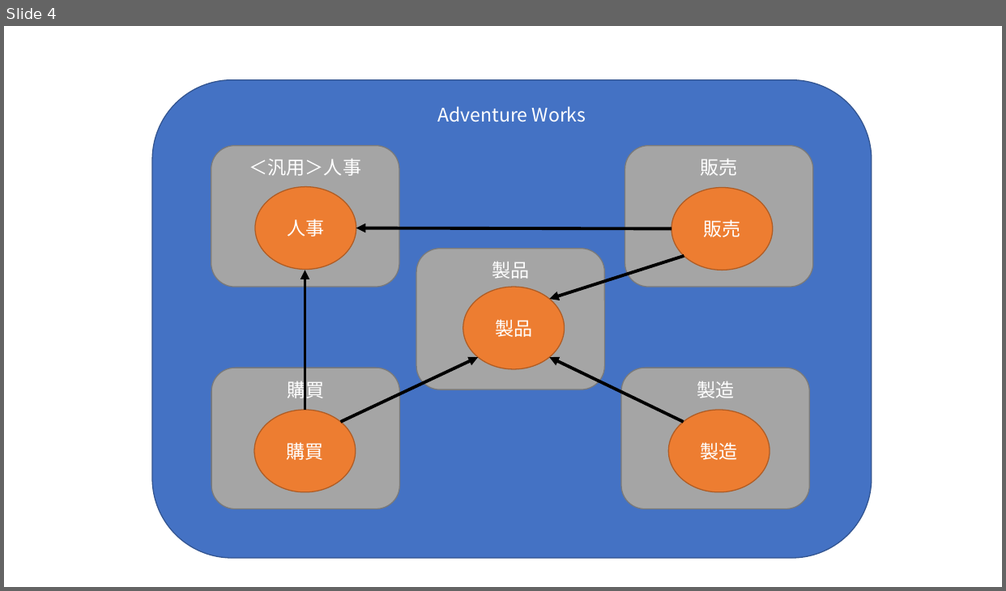
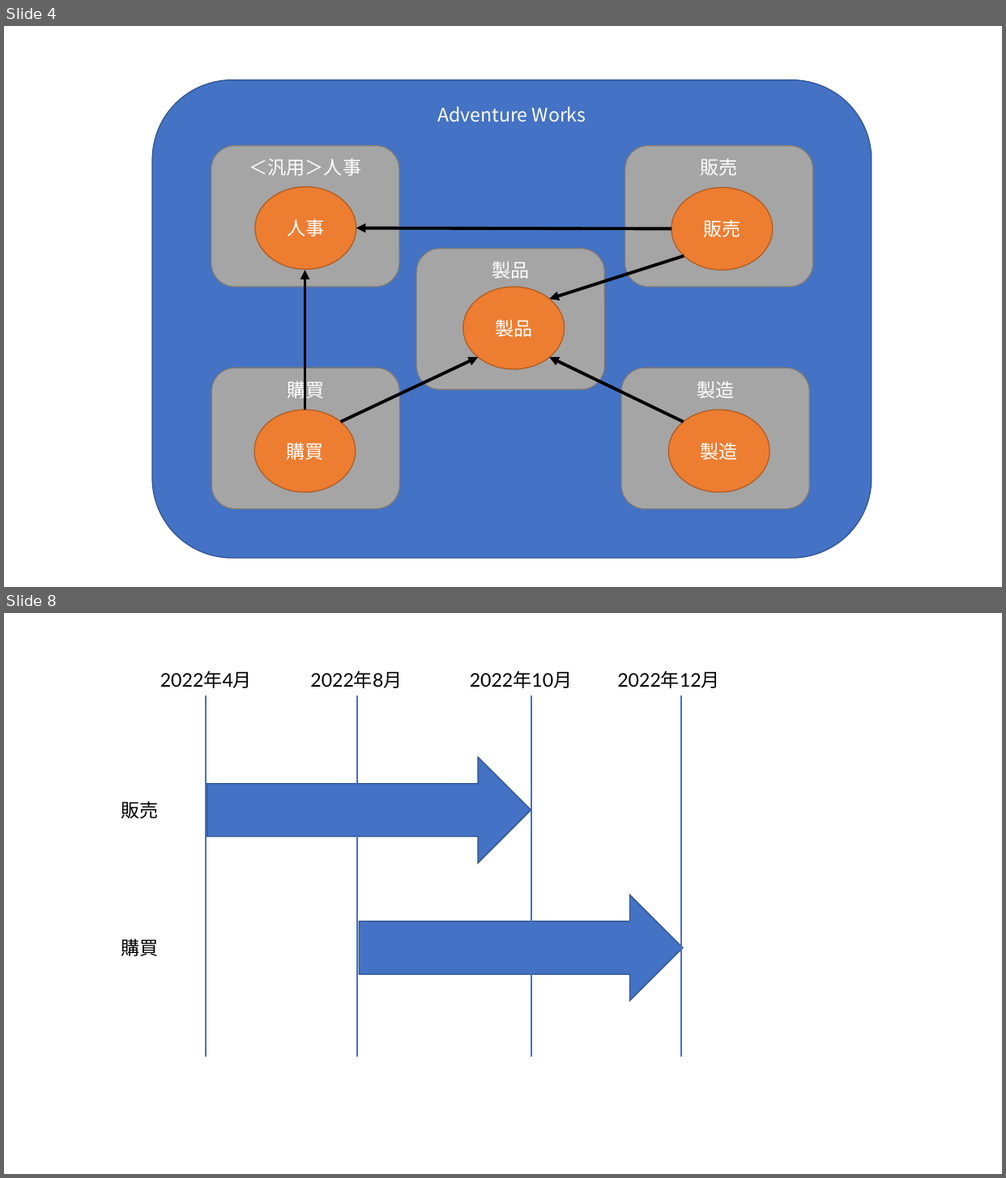
Before and after one commit to nuitsjp/WpfArchitecture2022Article, a slide deck: AdventureWorks.pptx. Shown one above the other, each under a label of ours: slide 4 before the commit, slides 4 and 8 after it; the slides between them are not shown. The pictures are 1006x591 and 1006x1178 pixels, drawn with LibreOffice and Linux fonts; fonts in the diff are those of the drawing. Boxes give left, top, right and bottom in pixels: in the first picture for what was removed or moved away, otherwise in the second. Text is boxed around its words. In the diff, an @@ line names an element or a change of style, - is before the commit and + after.

```diff
--- a/AdventureWorks.pptx
+++ b/AdventureWorks.pptx
@@ slide 8 added at <box>4,613,1002,1174</box>, background #FFFFFF @@
@@ text added at <box>160,671,252,688</box>, 18 pt, text #000000 @@
+2022年4月
@@ text added at <box>310,671,402,688</box>, 18 pt, text #000000 @@
+2022年8月
@@ text added at <box>470,671,573,688</box>, 18 pt, text #000000 @@
+2022年10月
@@ text added at <box>617,671,720,688</box>, 18 pt, text #000000 @@
+2022年12月
@@ line added from (206, 696) to (206, 1057), #4472C4 1.5 pt @@
@@ line added from (357, 696) to (357, 1057), #4472C4 1.5 pt @@
@@ line added from (531, 696) to (531, 1057), #4472C4 1.5 pt @@
@@ line added from (681, 696) to (681, 1057), #4472C4 1.5 pt @@
@@ right arrow added at <box>207,757,532,863</box>, fill #4472C4, outline #325491 1 pt @@
@@ text added at <box>121,801,158,819</box>, 18 pt, text #000000 @@
+販売
@@ right arrow added at <box>359,895,683,1001</box>, fill #4472C4, outline #325491 1 pt @@
@@ text added at <box>121,939,158,956</box>, 18 pt, text #000000 @@
+購買
```
Also in this commit, not shown: 3 other slides added, 12 other files.
